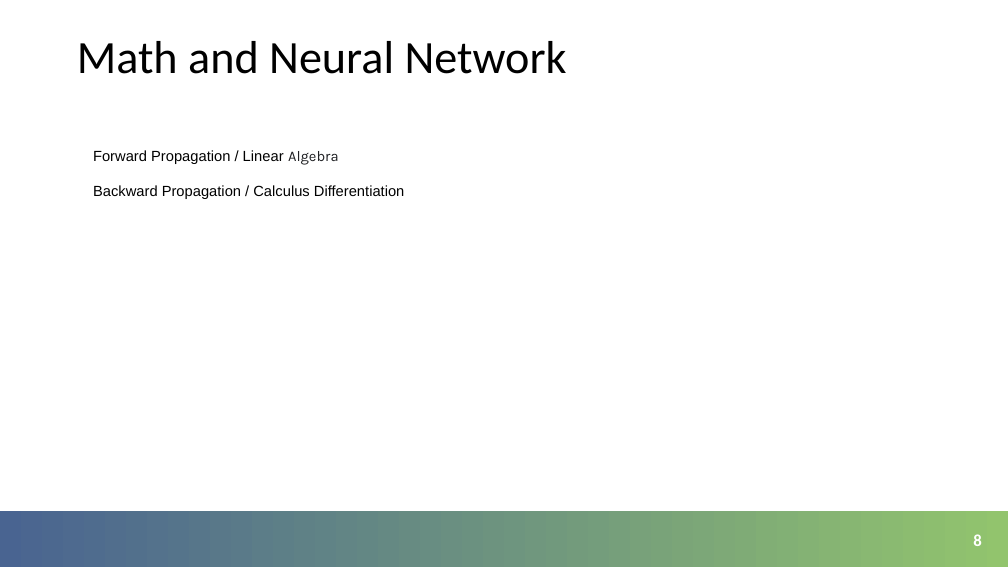
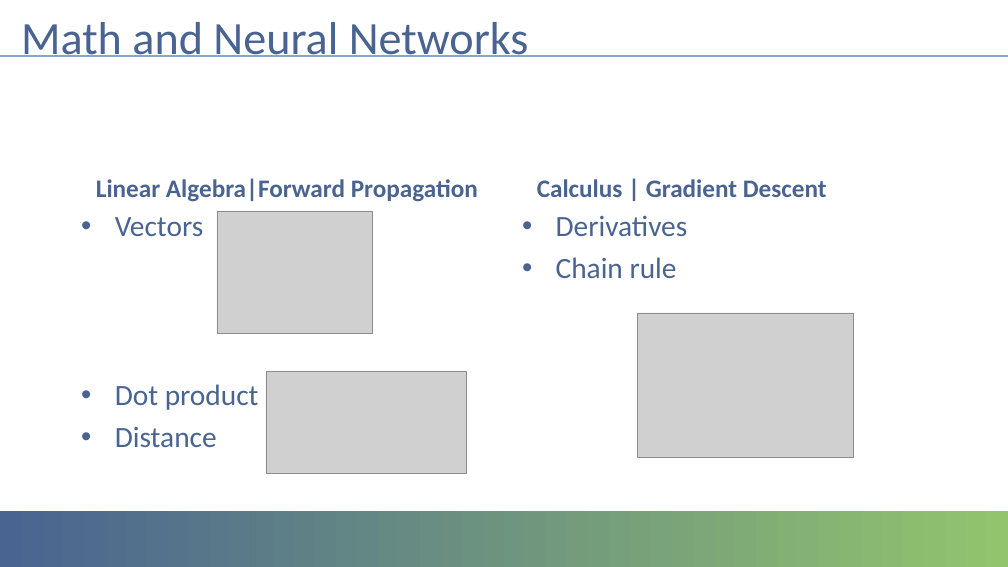
Before and after one commit to jacoblgoodman/Neural_net, a slide deck: slide 8 of presentation/Capstone_presentation_JacobGoodman.pptx. Drawn at 1008x567 pixels with LibreOffice and Linux fonts; fonts in the diff are those of the drawing; grey boxes stand for pictures; background and template pictures are left out. Boxes give left, top, right and bottom in pixels: in the first picture for what was removed or moved away, otherwise in the second. Text is boxed around its words. In the diff, an @@ line names an element or a change of style, - is before the commit and + after.

```diff
--- a/presentation/Capstone_presentation_JacobGoodman.pptx
+++ b/presentation/Capstone_presentation_JacobGoodman.pptx
@@ title at box(21, 22, 529, 57): text changed; text colour #000000 to #496491 @@
-Math and Neural Network
+Math and Neural Networks
@@ line added from (0, 56) to (1008, 56), #85A5CC 1.5 pt @@
@@ text removed at box(93, 150, 404, 199) @@
-Forward Propagation / Linear Algebra
-Backward Propagation / Calculus Differentiation
@@ text added at box(96, 178, 478, 202), 24 pt, text #496491, bold @@
+Linear Algebra|Forward Propagation
@@ text added at box(537, 179, 827, 197), 24 pt, text #496491, bold @@
+Calculus | Gradient Descent
@@ text added at box(115, 217, 259, 447), 28 pt, text #496491 @@
+• Vectors
+• Dot product
+• Distance
@@ picture added at box(217, 212, 373, 333) @@
@@ text added at box(556, 215, 688, 278), 28 pt, text #496491 @@
+• Derivatives
+• Chain rule
@@ picture added at box(637, 313, 854, 457) @@
@@ picture added at box(266, 371, 467, 473) @@
@@ page number removed at box(973, 534, 981, 546) @@
-8
```
Also in this commit, not shown: 7 other slides changed, 2 other files.
